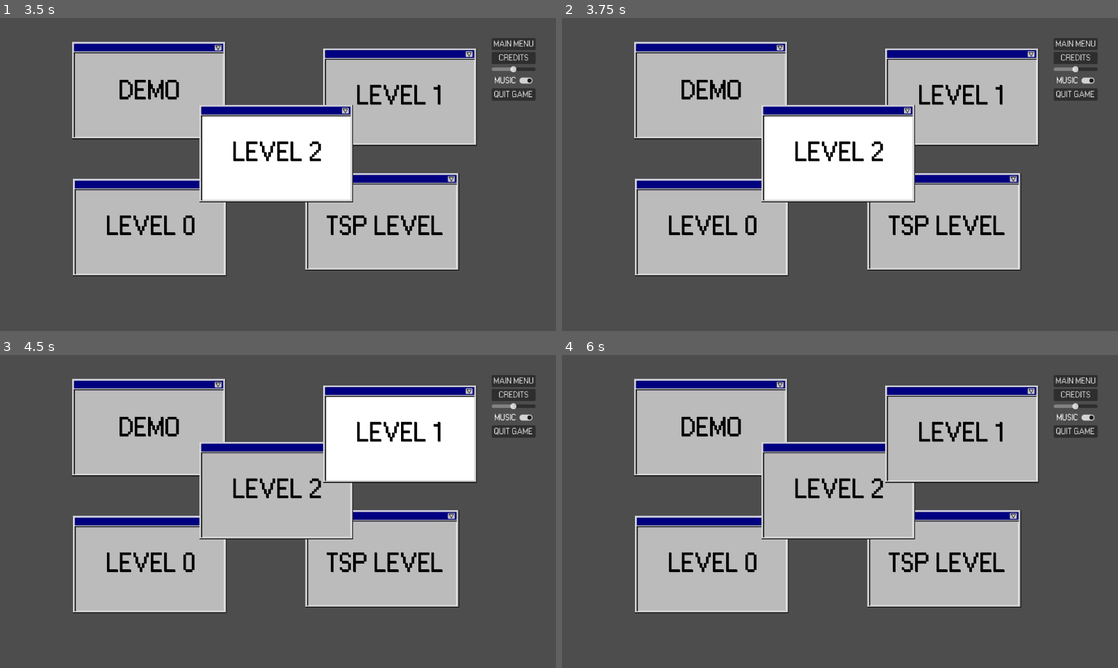
Above: before the commit, frames 1-4 (two rows, left to right).
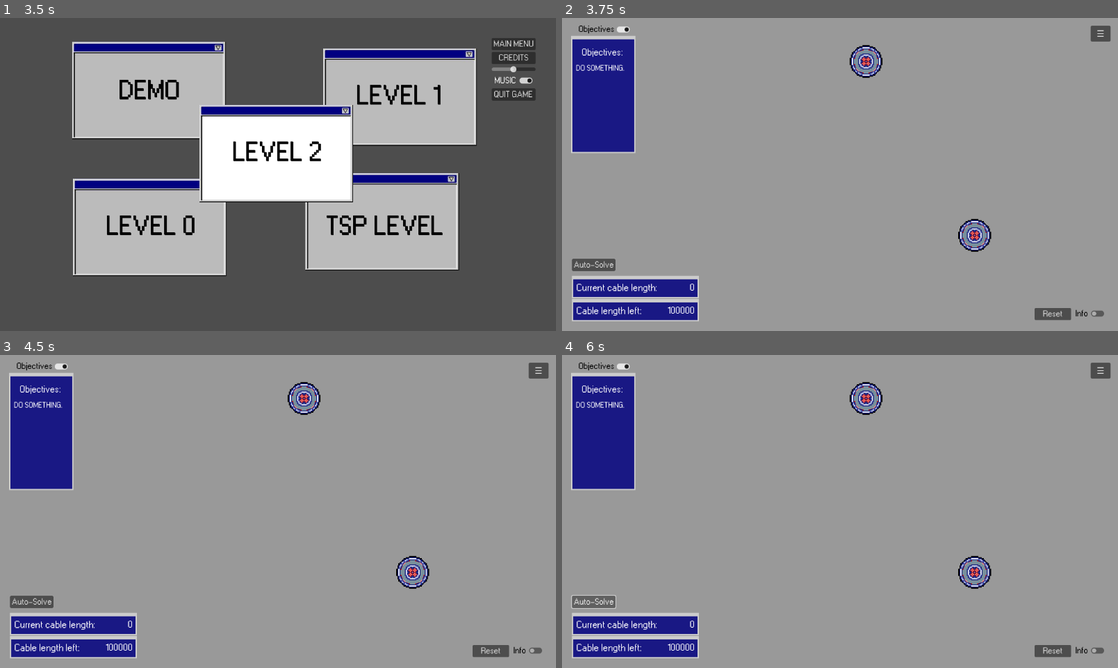
Above: after the commit, the same moments.

Repository: BcubeStudios/Netspace-Game
Game: Godot game, scene res://scenes/opening.tscn
The game is run twice, just before and just after one commit, with the same random seed, the same clock (stepped at 60 frames per second) and the same inputs.
Inputs (mouse positions are in pixels of both pictures, inside the frame that each line leads up to):
- Up to frame 1 (3.5 s): move the mouse to (400, 158) at 0.52 s; click (400, 158) at 0.67 s; click "START GAME" at 1.25 s; move the mouse to (166, 190) at 2.02 s; click (166, 190) at 2.17 s; move the mouse to (333, 105) at 2.77 s; click (333, 105) at 2.92 s
- Up to frame 2 (3.75 s): click "LEVEL 2" at 3.5 s
- Up to frame 3 (4.5 s): click (400, 433) at 4.25 s, where only the run before the commit has a clickable "LEVEL 1"
- Up to frame 4 (6 s): click (962, 433) at 5 s, where only the run before the commit has a clickable "LEVEL 1"; click (595, 602) at 5.75 s, where only the run after the commit has a clickable "Auto-Solve"

Frame 1 is identical in both runs. In frame 2, 98% of the frame differs, in the area x 0-100%, y 0-100%; in frame 3, 98%; in frame 4, 98%.

Commit message:
added level2 framework

Diff:
--- /dev/null
+++ b/GodotWorkspace/scenes/level_2.tscn
@@ -0,0 +1,12 @@
+[gd_scene load_steps=4 format=3 uid="uid://dxk3nopvqyqn5"]
+
+[ext_resource type="Script" path="res://scripts/level_2.gd" id="1_nom2b"]
+[ext_resource type="PackedScene" uid="uid://b68odumc68nqb" path="res://scenes/game_panel.tscn" id="2_uegkd"]
+[ext_resource type="PackedScene" uid="uid://smxxaf128sk0" path="res://scenes/hud.tscn" id="3_yivbl"]
+
+[node name="level_2" type="Node2D"]
+script = ExtResource("1_nom2b")
+
+[node name="gamePanel" parent="." instance=ExtResource("2_uegkd")]
+
+[node name="HUD" parent="." instance=ExtResource("3_yivbl")]
--- /dev/null
+++ b/GodotWorkspace/scripts/level_2.gd
@@ -0,0 +1,20 @@
+extends Node2D
+
+func _ready():
+	var dir = $gamePanel/Director
+
+	# set max phedge and max cable that can be used
+	dir.max_phedge = 1000
+	dir.set_cable_length(100000)
+
+	# Modify
+	$HUD/InfoPanel/InfoLabel.text = "INFORMATION HERE"
+	$HUD/ObjectivesPanel/ObjectivesLabel.text = "DO SOMETHING."
+
+	# Add points here (end, normal, or varible with a max amount of edges)
+	dir.create_end_point("point1", Vector2i(700, 100))
+	dir.create_end_point("point2", Vector2i(950, 500))
+
+func level_won():
+	await Global.wait(1.5)
+	get_tree().change_scene_to_file("res://scenes/ending.tscn")
--- a/GodotWorkspace/scripts/level_select.gd
+++ b/GodotWorkspace/scripts/level_select.gd
@@ -15,7 +15,7 @@
 	pass # Replace with function body.
 
 func _on_level_2_button_pressed():
-	pass # Replace with function body.
+	get_tree().change_scene_to_file("res://scenes/level_2.tscn")
 
 
 func _on_demo_button_mouse_entered():
